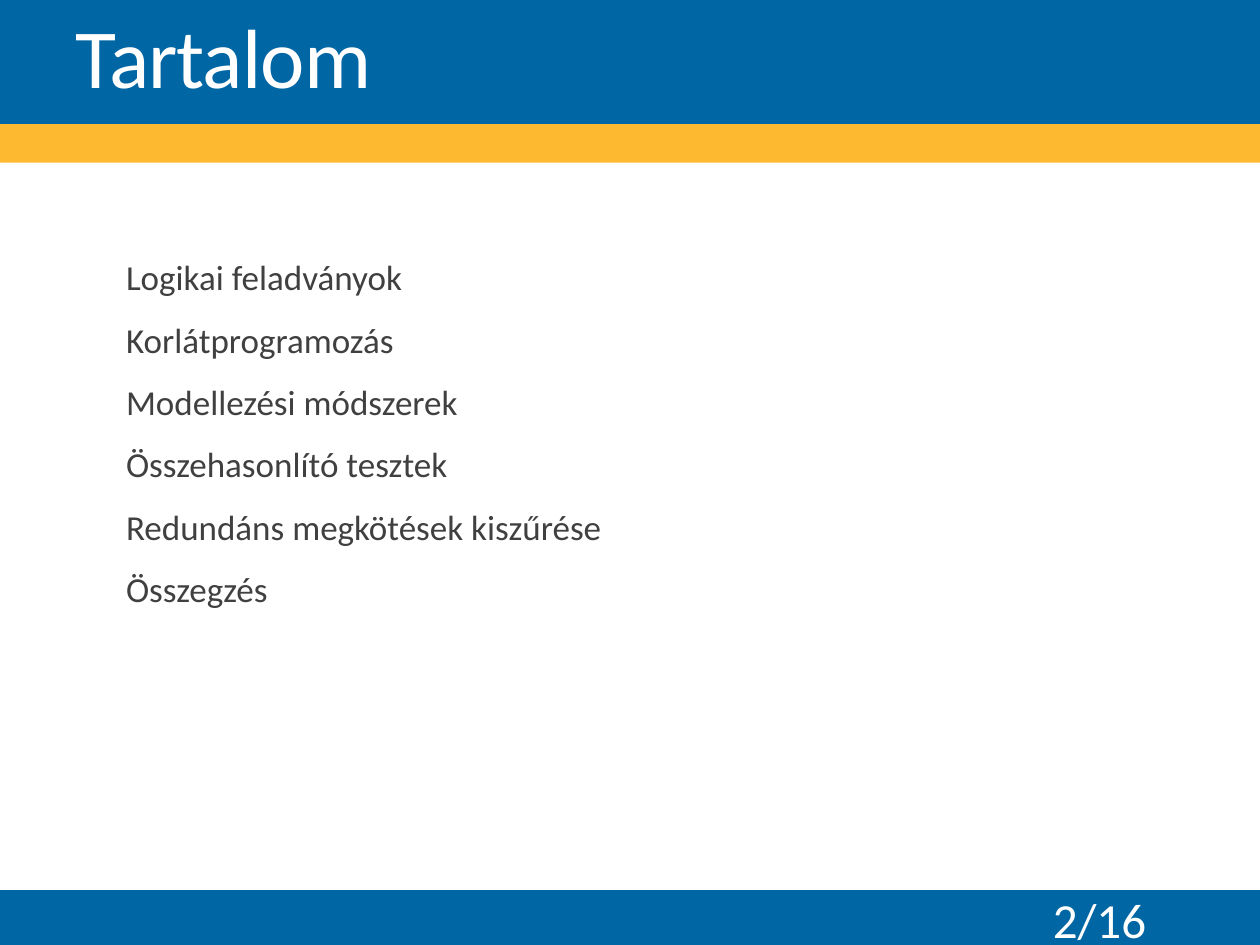
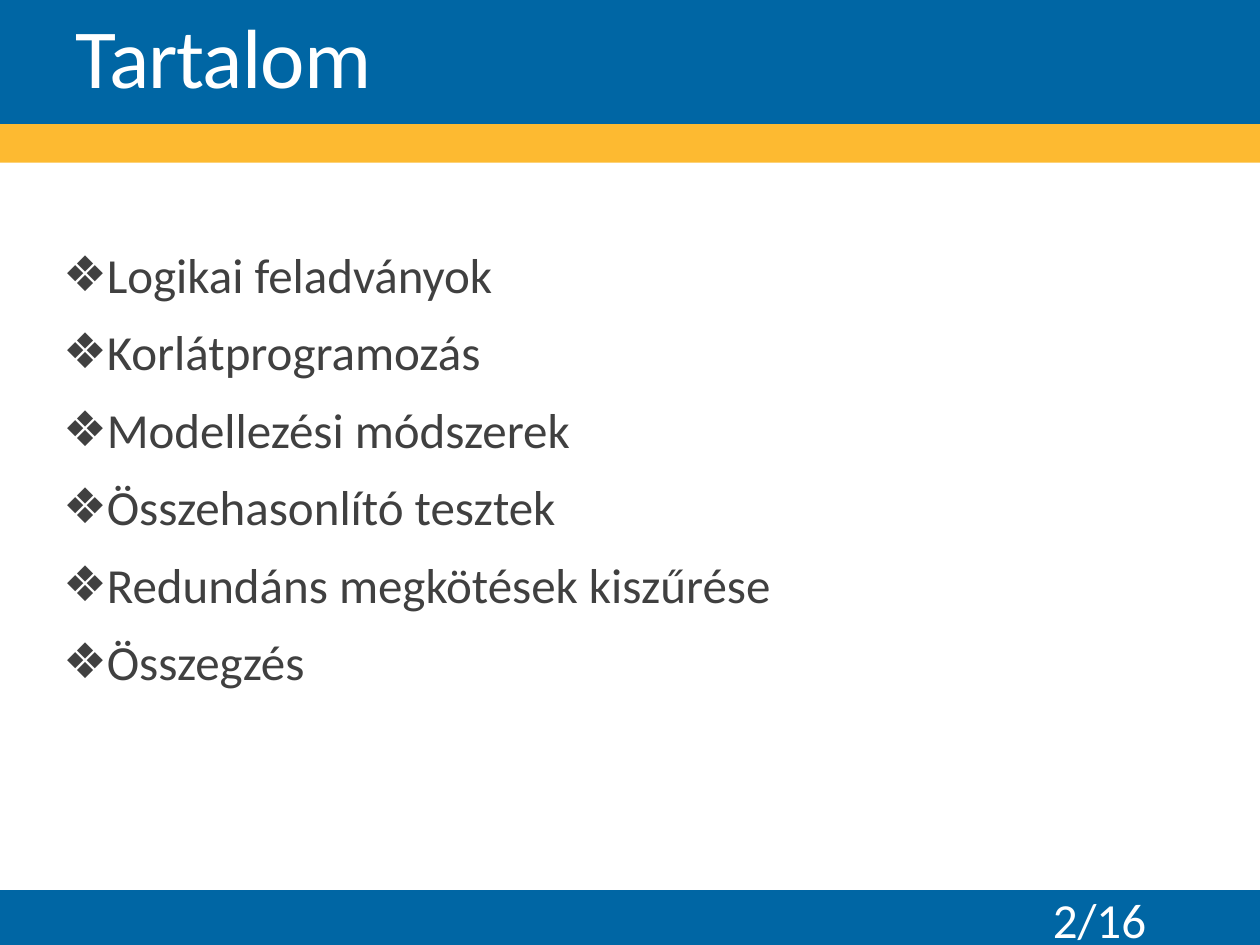
Before and after one commit to Teaching-projects/SZE-Peku221b, a slide deck: slide 2 of CP_Dolgozat/Előadás/Logikai feladványok megoldása korlátprogramozással.pptx. Drawn at 1260x945 pixels with LibreOffice and Linux fonts; fonts in the diff are those of the drawing; background and template pictures are left out. Boxes give left, top, right and bottom in pixels: in the first picture for what was removed or moved away, otherwise in the second. Text is boxed around its words. In the diff, an @@ line names an element or a change of style, - is before the commit and + after.

```diff
--- a/CP_Dolgozat/Előadás/Logikai feladványok megoldása korlátprogramozással.pptx
+++ b/CP_Dolgozat/Előadás/Logikai feladványok megoldása korlátprogramozással.pptx
@@ text "Logikai feladványok": place and size @@
-text "Logikai feladványok" at bbox=[126, 265, 601, 608]
+text "Logikai feladványok" at bbox=[107, 259, 771, 689]
@@ text "Logikai feladványok" at bbox=[107, 259, 771, 689]: size 20 to 28 pt; bullet   to ❖ @@
```
Also in this commit, not shown: 9 other slides changed, 1 other file.
